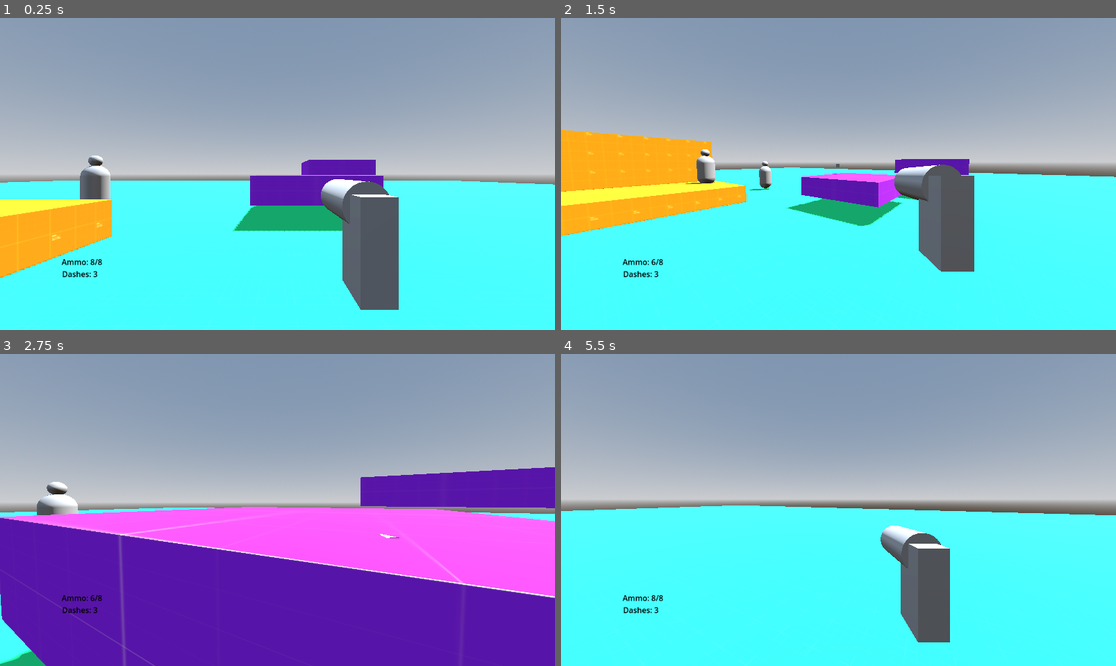
Above: before the commit, frames 1-4 (two rows, left to right).
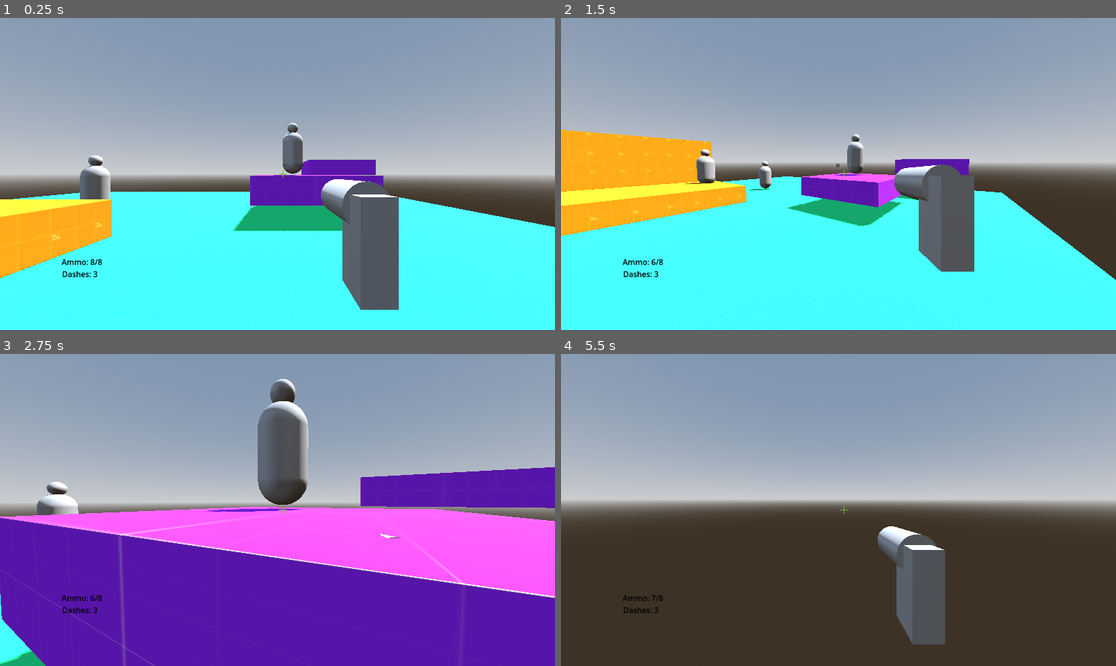
Above: after the commit, the same moments.

Repository: R1fty0/RetroShooter
Game: Godot game, scene res://scenes/main.tscn
Two runs of this game, one before a commit and one after it. Both use one fixed random seed, a clock stepped at 60 frames per second and the inputs below.
Inputs (mouse positions are in pixels of both pictures, inside the frame that each line leads up to):
- Up to frame 1 (0.25 s): no input
- Up to frame 2 (1.5 s): tap Enter (ui_accept) at 0.5 s; move the mouse to (960, 158) at 0.52 s; hold D (right) 0.53-1.28 s; hold Q (dash) 0.53-1.28 s; click (960, 158) at 0.67 s; tap Space (jump) at 0.77 s; move the mouse to (810, 174) at 1.27 s; hold W (forward) from 1.28 s (still down); click (810, 174) at 1.35 s
- Up to frame 3 (2.75 s): keep holding W (forward); tap Space (jump) at 1.52 s; move the mouse to (288, 503) at 2.02 s; hold Q (dash) from 2.03 s (still down)
- Up to frame 4 (5.5 s): keep holding W (forward); move the mouse to (832, 516) at 2.77 s; release Q (dash) at 2.78 s; click (832, 516) at 2.85 s; tap Space (jump) at 3.02, 3.77, 4.52 s; move the mouse to (877, 513) at 3.52 s; hold Q (dash) 3.53-4.28 s; tap R (reload) at 4.15 s; move the mouse to (794, 506) at 4.27 s; click (794, 506) at 4.35 s; move the mouse to (844, 510) at 5.02 s; hold Q (dash) from 5.03 s (still down); click (844, 510) at 5.17 s

The runs differ from the first frame. In frame 1, 4.9% of the frame differs, in the area x 0-100%, y 33-78%; in frame 2, 5.3%; in frame 3, 3.5%; in frame 4, 47%, in the area x 0-100%, y 48-100%.

Commit message:
asset: added a couple more prototype textures

Diff:
--- a/scenes/dummy_target/dummy_target.tscn
+++ b/scenes/dummy_target/dummy_target.tscn
@@ -15,7 +15,10 @@
 
 [sub_resource type="CapsuleShape3D" id="CapsuleShape3D_schw8"]
 radius = 0.527099
-height = 2.46817
+height = 1.62067
+
+[sub_resource type="SphereShape3D" id="SphereShape3D_hbkh6"]
+radius = 0.266977
 
 [node name="DummyTarget" type="CharacterBody3D"]
 
@@ -44,16 +47,21 @@
 script = ExtResource("1_pdk6f")
 target_group = "enemy"
 health_component = NodePath("../../HealthComponent")
-damage_multiplier = 2.0
+damage_multiplier = 10.0
 metadata/_custom_type_script = "uid://cxe6wigtm4atd"
 
 [node name="CollisionShape3D" type="CollisionShape3D" parent="CriticalHitPoint/Hitbox"]
 shape = SubResource("SphereShape3D_schw8")
 debug_color = Color(0.972396, 0, 0.441336, 0.42)
 
-[node name="PhysicalCollider" type="CollisionShape3D" parent="."]
+[node name="BodyPhysicalCollider" type="CollisionShape3D" parent="."]
 transform = Transform3D(1, 0, 0, 0, 1, 0, 0, 0, 1, 0, 1.20647, 0)
 shape = SubResource("CapsuleShape3D_schw8")
+debug_color = Color(1.29953e-06, 0.636504, 0.404056, 0.42)
+
+[node name="HeadPhysicalCollider" type="CollisionShape3D" parent="."]
+transform = Transform3D(1, 0, 0, 0, 1, 0, 0, 0, 1, 0, 2.19066, 0)
+shape = SubResource("SphereShape3D_hbkh6")
 debug_color = Color(1.29953e-06, 0.636504, 0.404056, 0.42)
 
 [node name="HealthComponent" type="Node" parent="."]
--- a/scenes/main.tscn
+++ b/scenes/main.tscn
@@ -8,6 +8,7 @@
 [ext_resource type="PackedScene" uid="uid://qb1hjy67bcgj" path="res://scenes/dummy_target/dummy_target.tscn" id="6_tefeu"]
 [ext_resource type="PackedScene" uid="uid://cxryb8gnft8lh" path="res://scenes/ui/ammo_counter/ammo_counter.tscn" id="6_tipki"]
 [ext_resource type="Script" uid="uid://bpiqikyrbdi67" path="res://scenes/ui/ammo_counter/ammo_counter.gd" id="7_85g3d"]
+[ext_resource type="Texture2D" uid="uid://cj6v8a1uklihq" path="res://assets/ui/crosshair_plus.png" id="8_85g3d"]
 
 [sub_resource type="ProceduralSkyMaterial" id="ProceduralSkyMaterial_sugp2"]
 sky_horizon_color = Color(0.662243, 0.671743, 0.686743, 1)
@@ -43,8 +44,8 @@
 dash_speed = 15.0
 
 [node name="ProjectileShootingComponent" parent="Player/Head/Gun/Barrel" index="1"]
-std_reload_time = 5.0
-tac_reload_time = 1.25
+std_reload_time = 1.0
+tac_reload_time = 0.5
 
 [node name="DashController" parent="Player" index="2"]
 dash_cooldown = 0.2
@@ -63,35 +64,38 @@
 shadow_enabled = true
 
 [node name="Ground" type="CSGBox3D" parent="Environment"]
+transform = Transform3D(1, 0, 0, 0, 1, 0, 0, 0, 1, 0.482178, 0, -2.12012)
 material_override = SubResource("StandardMaterial3D_tefeu")
 use_collision = true
-size = Vector3(100, 1, 100)
+size = Vector3(26.8716, 1, 33.7598)
 
-[node name="Platform" type="CSGBox3D" parent="Environment"]
+[node name="Platforms" type="Node" parent="Environment"]
+
+[node name="Platform" type="CSGBox3D" parent="Environment/Platforms"]
 transform = Transform3D(1, 0, 0, 0, 1, 0, 0, 0, 1, -5.5, 1, 2)
 material_override = SubResource("StandardMaterial3D_o6xl0")
 use_collision = true
 size = Vector3(12, 1, 15)
 
-[node name="Platform3" type="CSGBox3D" parent="Environment"]
+[node name="Platform3" type="CSGBox3D" parent="Environment/Platforms"]
 transform = Transform3D(1, 0, 0, 0, 1, 0, 0, 0, 1, 6.3387, 1.63901, -8.88046)
 material_override = SubResource("StandardMaterial3D_tipki")
 use_collision = true
 size = Vector3(4.46301, 1, 4.30469)
 
-[node name="Platform4" type="CSGBox3D" parent="Environment"]
+[node name="Platform4" type="CSGBox3D" parent="Environment/Platforms"]
 transform = Transform3D(1, 0, 0, 0, 1, 0, 0, 0, 1, 6.3387, 2.63901, 3.99799)
 material_override = SubResource("StandardMaterial3D_tipki")
 use_collision = true
 size = Vector3(4.46301, 1, 4.30469)
 
-[node name="Platform5" type="CSGBox3D" parent="Environment"]
+[node name="Platform5" type="CSGBox3D" parent="Environment/Platforms"]
 transform = Transform3D(1, 0, 0, 0, 1, 0, 0, 0, 1, 9.3387, 2.63901, -15.5084)
 material_override = SubResource("StandardMaterial3D_tipki")
 use_collision = true
 size = Vector3(4.46301, 1, 4.30469)
 
-[node name="Platform2" type="CSGBox3D" parent="Environment"]
+[node name="Platform2" type="CSGBox3D" parent="Environment/Platforms"]
 transform = Transform3D(1, 0, 0, 0, 1, 0, 0, 0, 1, -5.6267, 2.5, 2)
 material_override = SubResource("StandardMaterial3D_o6xl0")
 use_collision = true
@@ -112,10 +116,31 @@
 script = ExtResource("7_85g3d")
 player_gun = NodePath("../../Player/Head/Gun/Barrel/ProjectileShootingComponent")
 
+[node name="PlayerCrosshair" type="TextureRect" parent="UI"]
+texture_filter = 1
+anchors_preset = 8
+anchor_left = 0.5
+anchor_top = 0.5
+anchor_right = 0.5
+anchor_bottom = 0.5
+offset_left = 4.0
+offset_top = -8.0
+offset_right = 20.0
+offset_bottom = 8.0
+grow_horizontal = 2
+grow_vertical = 2
+texture = ExtResource("8_85g3d")
+
 [node name="Enemies" type="Node" parent="."]
 
 [node name="DummyTarget" parent="Enemies" groups=["enemy"] instance=ExtResource("6_tefeu")]
 transform = Transform3D(1, 0, 0, 0, 1, 0, 0, 0, 1, -3.11434, 0.598398, -9)
+
+[node name="DummyTarget3" parent="Enemies" groups=["enemy"] instance=ExtResource("6_tefeu")]
+transform = Transform3D(1, 0, 0, 0, 1, 0, 0, 0, 1, 5.76625, 2.93271, 5)
+
+[node name="DummyTarget4" parent="Enemies" groups=["enemy"] instance=ExtResource("6_tefeu")]
+transform = Transform3D(1, 0, 0, 0, 1, 0, 0, 0, 1, 5.76625, 2.2255, -9.7395)
 
 [node name="DummyTarget2" parent="Enemies" groups=["enemy"] instance=ExtResource("6_tefeu")]
 transform = Transform3D(1, 0, 0, 0, 1, 0, 0, 0, 1, -3.11434, 1.38339, -4.62079)
@@ -124,4 +149,6 @@
 [editable path="Player/Head/Gun"]
 [editable path="Player/Head/Gun/Barrel/ProjectileShootingComponent"]
 [editable path="Enemies/DummyTarget"]
+[editable path="Enemies/DummyTarget3"]
+[editable path="Enemies/DummyTarget4"]
 [editable path="Enemies/DummyTarget2"]
Binary file added: assets/textures/prototype/texture_04.png
Not shown, added: assets/textures/prototype/texture_04.png.import
Binary file added: assets/textures/prototype/texture_05.png
Not shown, added: assets/textures/prototype/texture_05.png.import
Binary file added: assets/textures/prototype/texture_06.png
Not shown, added: assets/textures/prototype/texture_06.png.import
Binary file added: assets/ui/crosshair_plus.png
Not shown, added: assets/ui/crosshair_plus.png.import
Not shown: 1 places in scenes/dummy_target/dummy_target.tscn that only renumber resources
Not shown: 1 places in scenes/main.tscn that only renumber resources
